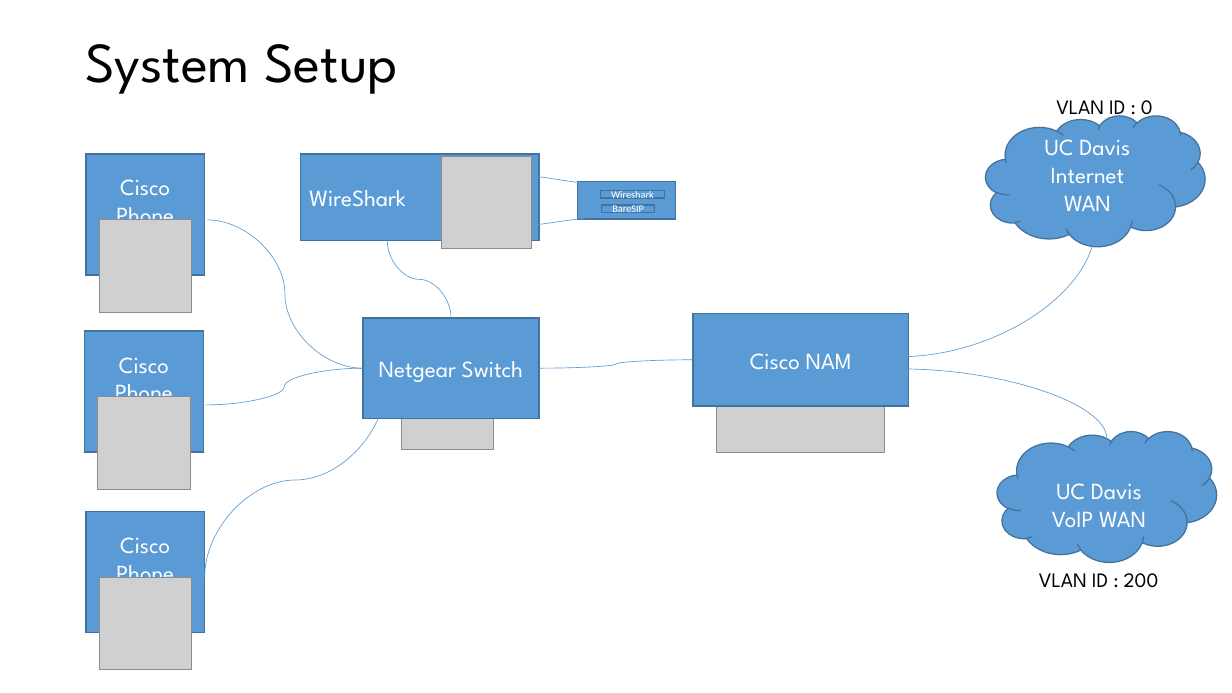
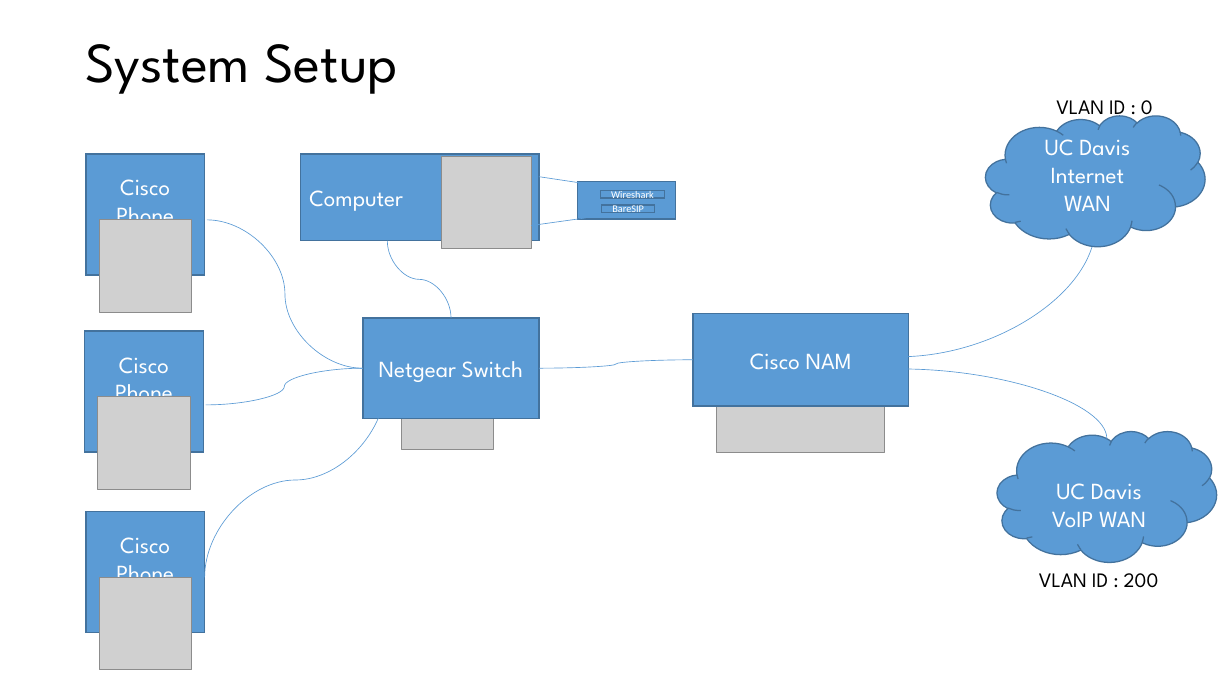
Before and after one commit to meongithub/ecs289M, a slide deck: slide 2 of weekly_dashboard/dashboard-04-28.pptx. Drawn at 1232x693 pixels with LibreOffice and Linux fonts; fonts in the diff are those of the drawing; grey boxes stand for pictures. Boxes give left, top, right and bottom in pixels: in the first picture for what was removed or moved away, otherwise in the second. Text is boxed around its words. In the diff, an @@ line names an element or a change of style, - is before the commit and + after.

Commit message:
mod picture

```diff
--- a/weekly_dashboard/dashboard-04-28.pptx
+++ b/weekly_dashboard/dashboard-04-28.pptx
@@ text in rectangle at [309, 190, 403, 211]: text changed @@
-WireShark
+Computer
```
